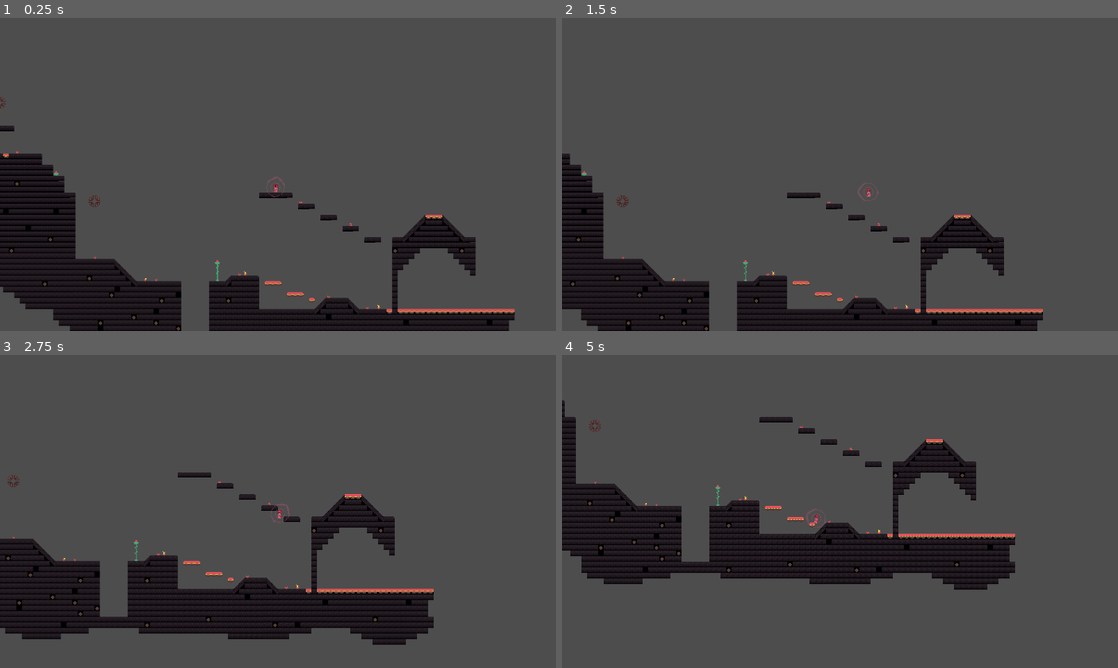
Above: before the commit, frames 1-4 (two rows, left to right).
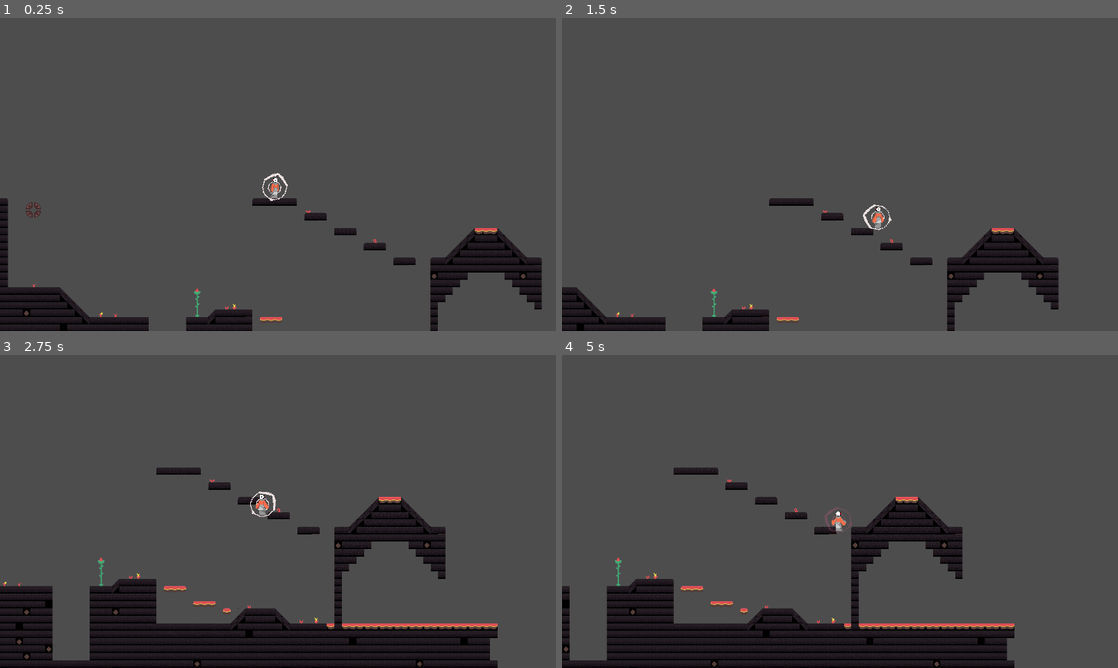
Above: after the commit, the same moments.

Repository: unsaltedkale/Quilt
Game: Godot game, scene res://Emily WIP/emtest2_0.tscn
Two runs of this game, one before a commit and one after it. Both use one fixed random seed, a clock stepped at 60 frames per second and the inputs below. This scene is started directly instead of the project's main scene. Sound files missing from this copy of the repository are replaced by a short silence.
Inputs (mouse positions are in pixels of both pictures, inside the frame that each line leads up to):
- Up to frame 1 (0.25 s): no input
- Up to frame 2 (1.5 s): tap Enter at 0.5 s; move the mouse to (962, 158) at 0.52 s; hold Space (jump) 0.53-1.28 s; hold D (move_right) from 0.53 s (still down); tap S (crouch) at 0.6 s; click (962, 158) at 0.67 s; move the mouse to (728, 190) at 1.27 s; tap Space (jump) at 1.35 s
- Up to frame 3 (2.75 s): tap Space (jump) at 1.52, 1.82 s; tap S (crouch) at 1.55, 2.1 s; move the mouse to (333, 442) at 2.02 s; release D (move_right) at 2.03 s; hold A (move_left) from 2.03 s (still down); hold Space (jump) from 2.03 s (still down)
- Up to frame 4 (5 s): move the mouse to (812, 574) at 2.77 s; release A (move_left) at 2.78 s; release Space (jump) at 2.78 s; hold D (move_right) 2.78-4.28 s; click (812, 574) at 2.85 s; tap Space (jump) at 3.02, 3.32, 3.77, 3.8, 4.07, 4.52, 4.82 s; tap S (crouch) at 3.05, 4.35 s; move the mouse to (1006, 558) at 3.52 s; hold E (interact) 3.53-4.28 s; move the mouse to (673, 464) at 4.27 s; hold A (move_left) from 4.28 s (still down)

The runs differ from the first frame. In frame 1, 19% of the frame differs, in the area x 0-98%, y 25-100%; in frame 2, 16%; in frame 3, 25%; in frame 4, 31%, in the area x 0-82%, y 14-100%.

Commit message:
added a player data for easier changing on variables

Diff:
--- a/Alex's Folder/gds/phlo_backpack.gd
+++ b/Alex's Folder/gds/phlo_backpack.gd
@@ -4,7 +4,7 @@
 @onready var ani = find_child("AnimatedSprite2D")
 @onready var timer_max = 0.15
 @onready var timer = 0
-@onready var speed = $"../Player".find_child("StateMachine").find_child("Idle").speed + 700
+@onready var speed = $"../Player".find_child("StateMachine").find_child("Idle").PLAYER_DATA.walk_speed + 700
 
 # Called when the node enters the scene tree for the first time.
 func _ready() -> void:
--- a/Emily WIP/Scenes/player.tscn
+++ b/Emily WIP/Scenes/player.tscn
@@ -1586,7 +1586,6 @@
 
 [node name="WallStick" type="Node" parent="StateMachine" unique_id=901804962 node_paths=PackedStringArray("player")]
 script = ExtResource("33_jgwx7")
-temp_acc = 1.2
 player = NodePath("../..")
 state_name = "wall_stick"
 
--- a/Emily WIP/Scripts/fall.gd
+++ b/Emily WIP/Scripts/fall.gd
@@ -1,7 +1,5 @@
 extends State
 
-@export var gravity: float = 3000.0 #2000
-@export var max_grav: float = 2000.0
 var fall_timer: float = 0.0
 
 signal has_landed()
@@ -45,10 +43,10 @@
 			an.play("land")
 
 func Physics_Update(_delta):
-	if player.velocity.y <= max_grav:
-		player.velocity.y += gravity * _delta
+	if player.velocity.y <= PLAYER_DATA.max_fall_vel:
+		player.velocity.y += PLAYER_DATA.grav_accel * _delta
 	else:
-		player.velocity.y = max_grav
+		player.velocity.y = PLAYER_DATA.max_fall_vel
 	if Input.is_action_just_pressed("fire_projectile") || Input.is_action_just_pressed("recoil_left") || Input.is_action_just_pressed("recoil_right") || Input.is_action_just_pressed("recoil_up") || Input.is_action_just_pressed("recoil_down"):
 		if player.collected_objects != 0:
 			Transition.emit(self, "recoil")
--- a/Emily WIP/Scripts/idle_state.gd
+++ b/Emily WIP/Scripts/idle_state.gd
@@ -18,6 +18,13 @@
 	_recoil_recharge_check()
 
 	idle_quilt()
+
+	_change_state()
+
+	_crouch_control()
+
+
+func _change_state() -> void:
 	if Input.is_action_just_pressed("jump"):
 		Transition.emit(self, "jump")
 	move_dir = Input.get_axis("move_left","move_right")
@@ -31,5 +38,3 @@
 			Transition.emit(self, "recoil")
 	if player.current_stasis != null:
 		Transition.emit(self, "stasis")
-
-	_crouch_control()
--- a/Emily WIP/Scripts/jump.gd
+++ b/Emily WIP/Scripts/jump.gd
@@ -1,13 +1,12 @@
 extends State
 
-@export var jump_velocity: float = -950.0 #change
 var timer : float = 7.0
 
 signal jump_sound()
 
 func quilt_jump():
 	if player.is_on_floor():
-		player.velocity.y = jump_velocity
+		player.velocity.y = PLAYER_DATA.jump_vel
 		if player.is_phlo:
 			an.play("phlo_jump")
 		else:
--- /dev/null
+++ b/Emily WIP/Scripts/player/player_res_script.gd
@@ -0,0 +1,16 @@
+class_name PlayerRes extends Resource
+
+@export_category("BASE MOVMENT")
+@export var walk_speed: float
+@export var jump_vel: float
+
+@export_category("FALLING")
+@export var max_fall_vel: float
+@export var grav_accel: float
+
+@export_category("RECOIL")
+@export var shooting_force: Vector2
+
+@export_category("WALL JUMP")
+@export var wall_jump_force: Vector2
+@export var wall_slide_accel: float
--- a/Emily WIP/Scripts/recoil.gd
+++ b/Emily WIP/Scripts/recoil.gd
@@ -1,6 +1,5 @@
 extends State
 
-@export var force : Vector2 = Vector2(1500,1500)
 @export var timer: float
 @onready var projectile_scene = preload("res://Emily WIP/Scenes/red_projectile.tscn")
 var player_direction
@@ -21,7 +20,7 @@
 		elif player.r_calc == player.recoil_calculation_type.from_center_of_screen:
 			n = (get_viewport().get_mouse_position() - Vector2(player.get_viewport_rect().size.x/2, player.get_viewport_rect().size.y/2)).normalized()
 			pass
-	value = n * force * -1
+	value = n * PLAYER_DATA.shooting_force * -1
 	return value
 
 func shoot():
--- a/Emily WIP/Scripts/state_base.gd
+++ b/Emily WIP/Scripts/state_base.gd
@@ -1,8 +1,9 @@
 extends Node
 class_name State
 
+const PLAYER_DATA = preload("uid://c33m5ti1y2ang")
+
 @export var player: CharacterBody2D
-@export var speed: float = 800
 @onready var an = $"../../AnimatedSprite2D"
 var move_dir
 var recoil: bool
@@ -10,8 +11,9 @@
 @export var state_name: String
 var acceleration = 1500
 var decceleration = 750 * 6
-var sm
-var smcs
+var sm : StateMachine
+var smcs : State
+
 
 signal Transition
 
@@ -43,7 +45,7 @@
 				#print("AAAA" + smcs.state_name)
 				move_dir = Input.get_axis("move_left","move_right")
 				if move_dir !=0:
-					player.velocity.x = move_dir * speed
+					player.velocity.x = move_dir * PLAYER_DATA.walk_speed
 				elif move_dir == 0:
 					player.velocity.x = move_toward(player.velocity.x, 0, decceleration * _delta)
 			if player.is_phlo:
--- a/Emily WIP/Scripts/state_machine.gd
+++ b/Emily WIP/Scripts/state_machine.gd
@@ -1,8 +1,8 @@
-extends Node
+class_name StateMachine extends Node
 
 @export var initial_state : State
-
 @onready var current_state : State
+@onready var animated_sprite_2d: AnimatedSprite2D = $"../AnimatedSprite2D"
 
 var states: Dictionary = {}
 
--- a/Emily WIP/Scripts/walk.gd
+++ b/Emily WIP/Scripts/walk.gd
@@ -4,8 +4,7 @@
 signal stop_footsteps()
 
 func quilt_walk():
-	move_dir = Input.get_axis("move_left","move_right")
-	player.velocity.x = move_dir * speed
+	pass
 
 func Enter():
 	quilt_walk()
--- a/Emily WIP/Scripts/wall_stick.gd
+++ b/Emily WIP/Scripts/wall_stick.gd
@@ -1,6 +1,8 @@
 extends State
 var wall_stick :bool
+
 @export var temp_acc: float
+
 func Enter():
 	move_dir = Input.get_axis("move_left","move_right")
 	if player.is_on_wall() and not player.is_on_floor():
--- a/Emily WIP/emtest2_0.tscn
+++ b/Emily WIP/emtest2_0.tscn
@@ -831,12 +831,11 @@
 
 [node name="Camera2D" type="Camera2D" parent="." unique_id=1029506651]
 position = Vector2(5487, 1331)
-zoom = Vector2(0.3, 0.3)
+zoom = Vector2(0.4, 0.4)
 script = ExtResource("2_jbwj1")
 
 [node name="Player" parent="." unique_id=796459201 instance=ExtResource("3_qrawa")]
 position = Vector2(5438, 1443)
-is_phlo = true
 
 [node name="Stasis" parent="." unique_id=1377558403 instance=ExtResource("4_jbwj1")]
 position = Vector2(2263, 505)
--- /dev/null
+++ b/Resources/player_data.tres
@@ -0,0 +1,13 @@
+[gd_resource type="Resource" script_class="PlayerRes" format=3 uid="uid://c33m5ti1y2ang"]
+
+[ext_resource type="Script" uid="uid://vi6wpfq66741" path="res://Emily WIP/Scripts/player/player_res_script.gd" id="1_71fu4"]
+
+[resource]
+script = ExtResource("1_71fu4")
+walk_speed = 800.0
+jump_vel = -900.0
+max_fall_vel = 1800.0
+grav_accel = 4000.0
+shooting_force = Vector2(1000, 1000)
+wall_jump_force = Vector2(60, 100)
+metadata/_custom_type_script = "uid://vi6wpfq66741"
Not shown, added: Emily WIP/Scripts/player/player_res_script.gd.uid
Not shown, changed: main.tscn
